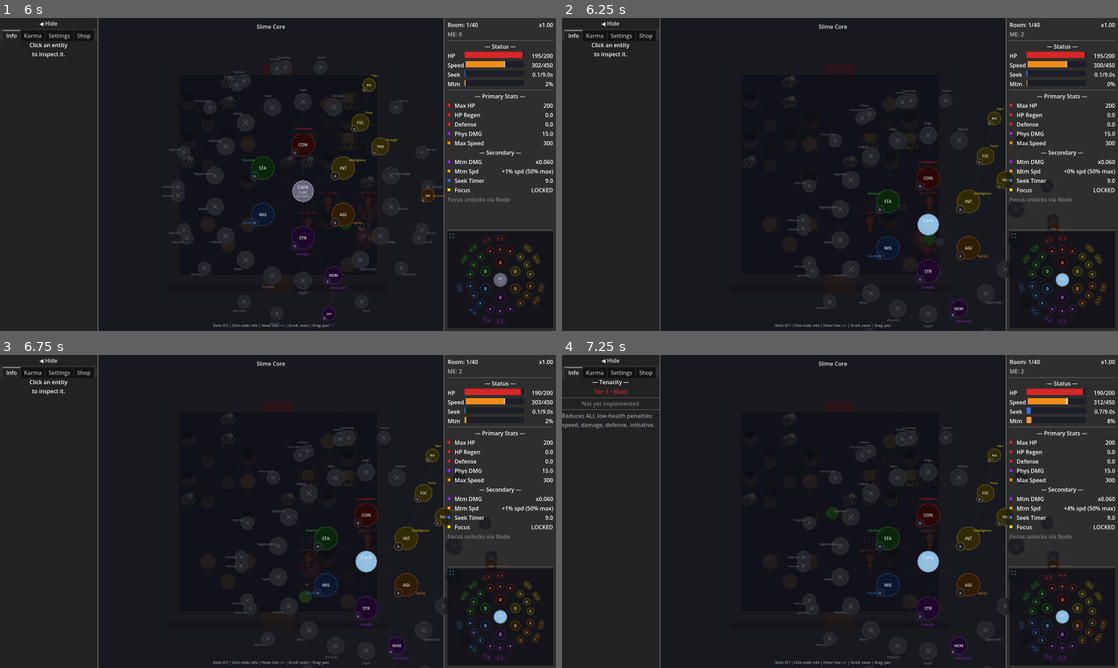
Above: before the commit, frames 1-4 (two rows, left to right).
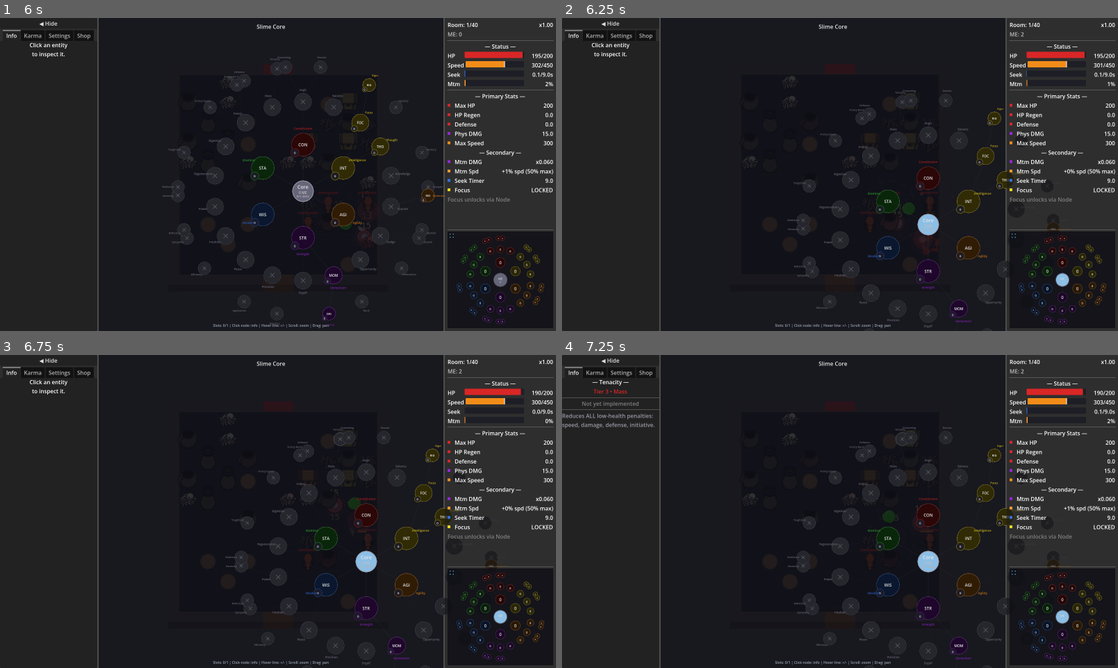
Above: after the commit, the same moments.

Repository: Gibber-codes/slime-dungeon-main
Game: Godot game, scene res://scenes/core/Main.tscn
Two runs of this game, one before a commit and one after it. Both use one fixed random seed, a clock stepped at 60 frames per second and the inputs below.
Inputs (mouse positions are in pixels of both pictures, inside the frame that each line leads up to):
- Up to frame 1 (6 s): click "◀ Hide" at 0.5 s; click "▶" at 1.25 s; click "◀ Hide" at 2 s; click "▶" at 2.75 s; click "◀ Hide" at 3.5 s; click "▶" at 4.25 s; drag from (500, 280) to (311, 249) at 5.02 s; drag from (272, 174) to (366, 224) at 5.77 s
- Up to frame 2 (6.25 s): no input
- Up to frame 3 (6.75 s): move the mouse to (333, 442) at 6.52 s; click (333, 442) at 6.67 s
- Up to frame 4 (7.25 s): no input

Frame 1 is identical in both runs. In frame 2, 0.1% of the frame differs, in the area x 59-99%, y 14-73%; in frame 3, 0.2%; in frame 4, 0.2%, in the area x 47-99%, y 13-63%.

Commit message:
Fix slime passing through entities on kill — always bounce regardless of death
_hit_freeze() was saving pre-bounce velocity then restoring it after the 0.04s
await, overwriting the correctly reflected velocity set by _handle_bounce().
Also, zeroing velocity before the await meant _handle_bounce() reflected a
zero vector, producing zero bounce velocity. Remove both lines so the freeze
only pauses physics; _handle_bounce() computes the reflection from the original
velocity and that direction is preserved when physics resumes.

Co-Authored-By: Claude Sonnet 4.6 <noreply@anthropic.com>

Diff:
--- a/scripts/entities/Slime.gd
+++ b/scripts/entities/Slime.gd
@@ -287,13 +287,10 @@
 		return
 	_freezing = true
 	var was_physics: bool = is_physics_processing()
-	var saved_velocity: Vector2 = velocity
-	velocity = Vector2.ZERO
 	set_physics_process(false)
 	# ignore_time_scale = true so this timer finishes even if global time_scale changes.
 	await get_tree().create_timer(0.04, true, false, true).timeout
 	set_physics_process(was_physics)
-	velocity = saved_velocity
 	_freezing = false
 
 # =============================================================================
